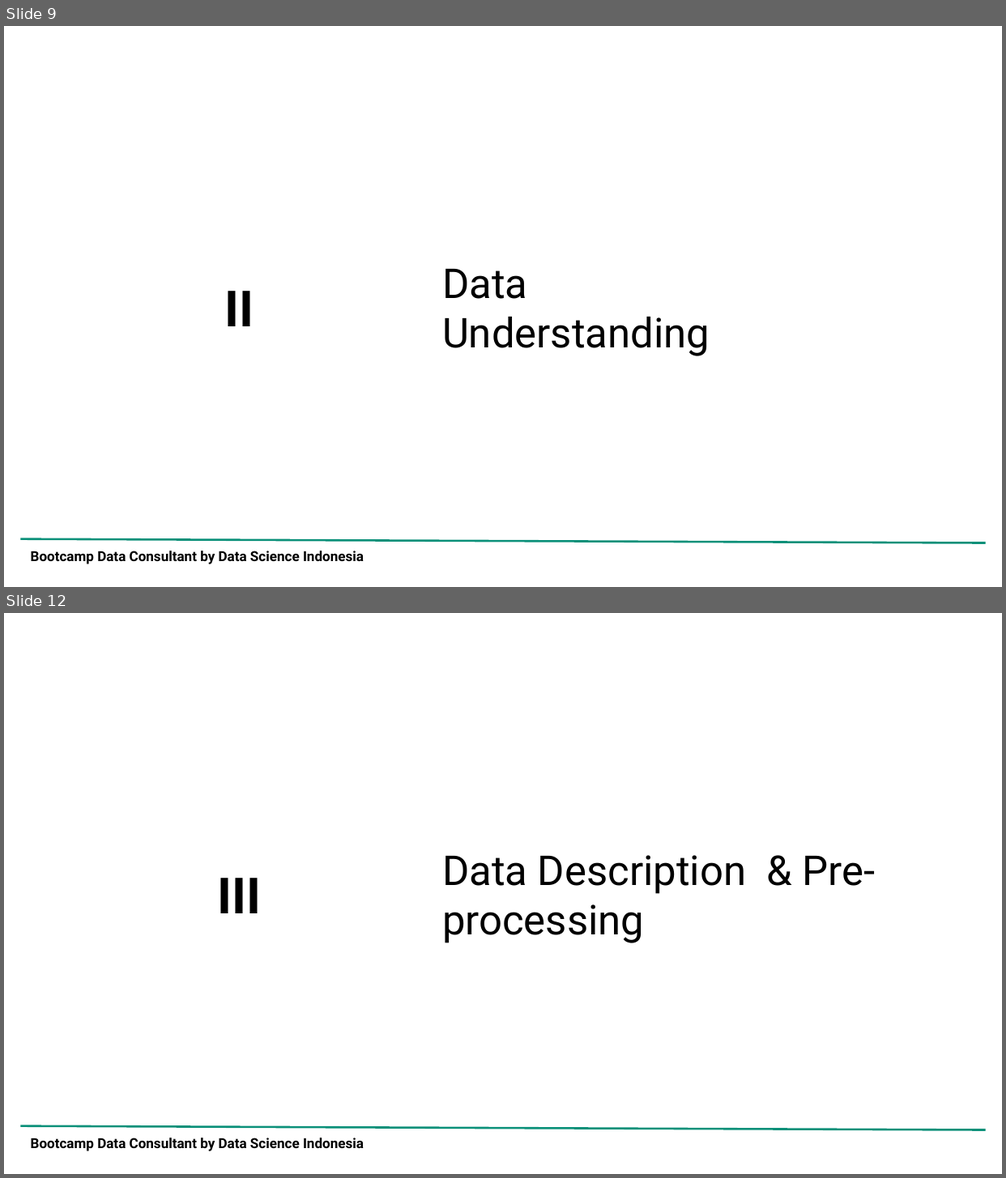
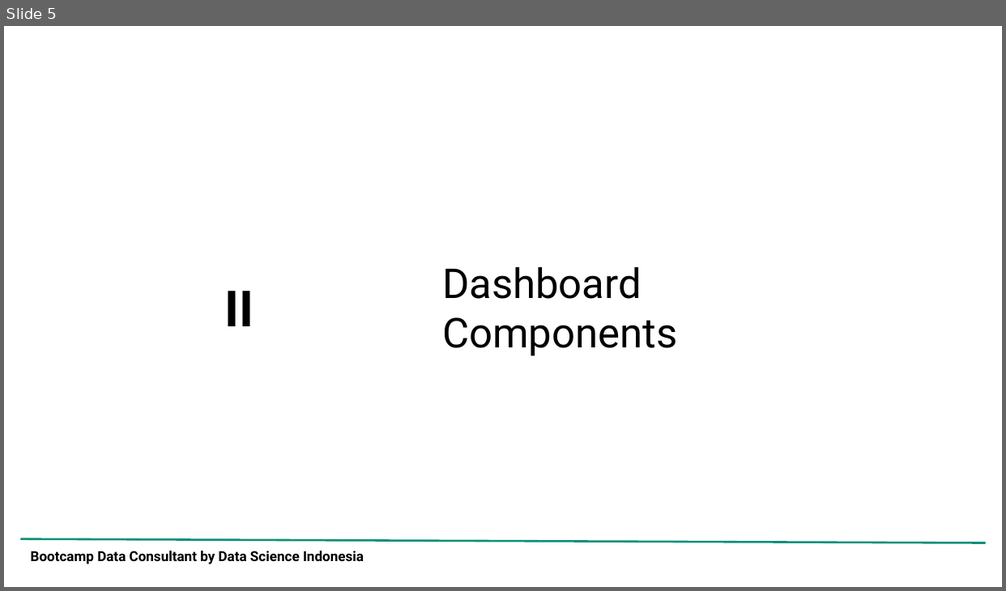
Before and after one commit to adrn-mm/DSLS_Mini-Project-DA_Adrian-Maulana-Muhammad, a slide deck: reports/Project Report_Mini Project DA_Adrian Maulana Muhammad.pptx. Shown one above the other, each under a label of ours: slides 9 and 12 before the commit, slide 5 after it; the slides between them are not shown. The pictures are 1006x1178 and 1006x591 pixels, drawn with LibreOffice and Linux fonts; fonts in the diff are those of the drawing; background and template pictures are left out. Boxes give left, top, right and bottom in pixels: in the first picture for what was removed or moved away, otherwise in the second. Text is boxed around its words. In the diff, an @@ line names an element or a change of style, - is before the commit and + after.

```diff
--- a/reports/Project Report_Mini Project DA_Adrian Maulana Muhammad.pptx
+++ b/reports/Project Report_Mini Project DA_Adrian Maulana Muhammad.pptx
@@ slide 12 removed at bbox=[4, 613, 1002, 1174], background picture (left out); not listed: 2 template elements that a slide beside it also shows @@
@@ title removed at bbox=[442, 855, 876, 943] @@
-Data Description & Pre-processing
@@ title removed at bbox=[218, 878, 262, 914] @@
-III
@@ what was slide 9 is now slide 5 @@
@@ slide 5 changed as well @@
@@ title at bbox=[442, 267, 677, 356]: text changed @@
-Data
-Understanding
+Dashboard
+Components
```
Also in this commit, not shown: 6 other slides changed, 4 slides added, 35 other slides removed, 1 other file.
